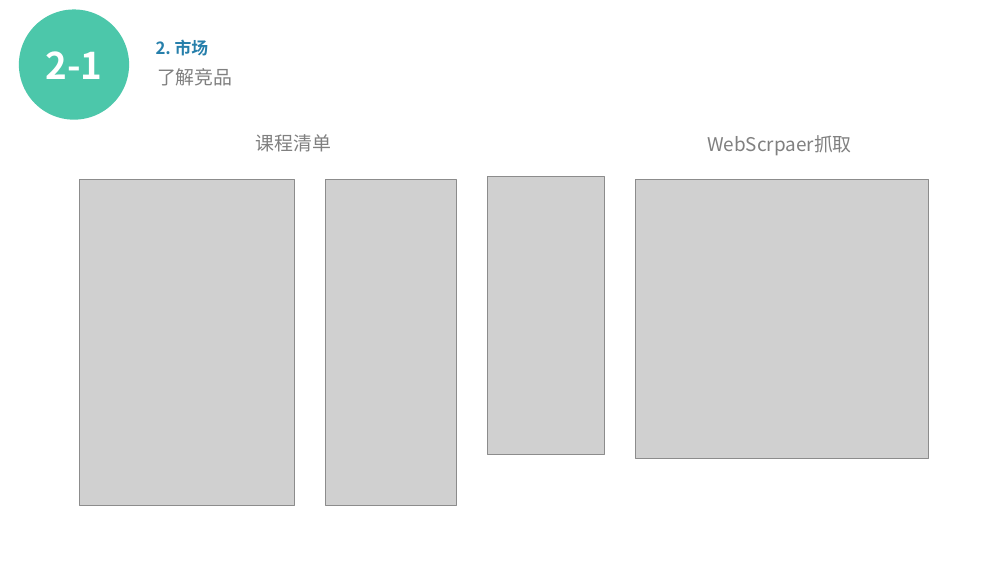
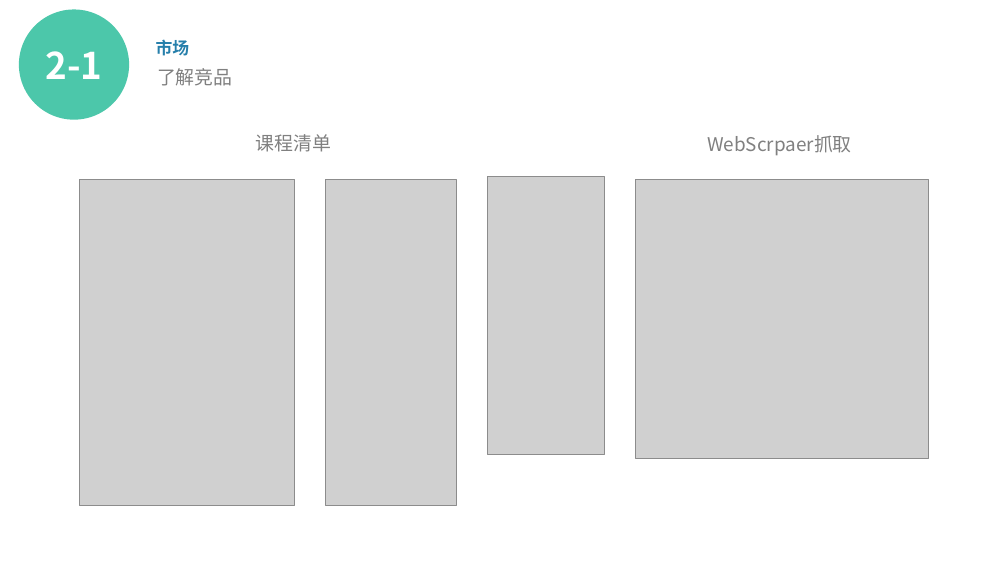
Before and after one commit to izhouping/KPA, a slide deck: slide 13 of 项目演示.pptx (slide 12 before the commit). Drawn at 1008x567 pixels with LibreOffice and Linux fonts; fonts in the diff are those of the drawing; grey boxes stand for pictures. Boxes give left, top, right and bottom in pixels: in the first picture for what was removed or moved away, otherwise in the second. Text is boxed around its words. In the diff, an @@ line names an element or a change of style, - is before the commit and + after.

```diff
--- a/项目演示.pptx
+++ b/项目演示.pptx
@@ text at (156, 39, 190, 56): text changed @@
-2. 市场
+市场
```
Also in this commit, not shown: 17 other slides changed, 4 slides added, 1 slide removed, 1 other file.
